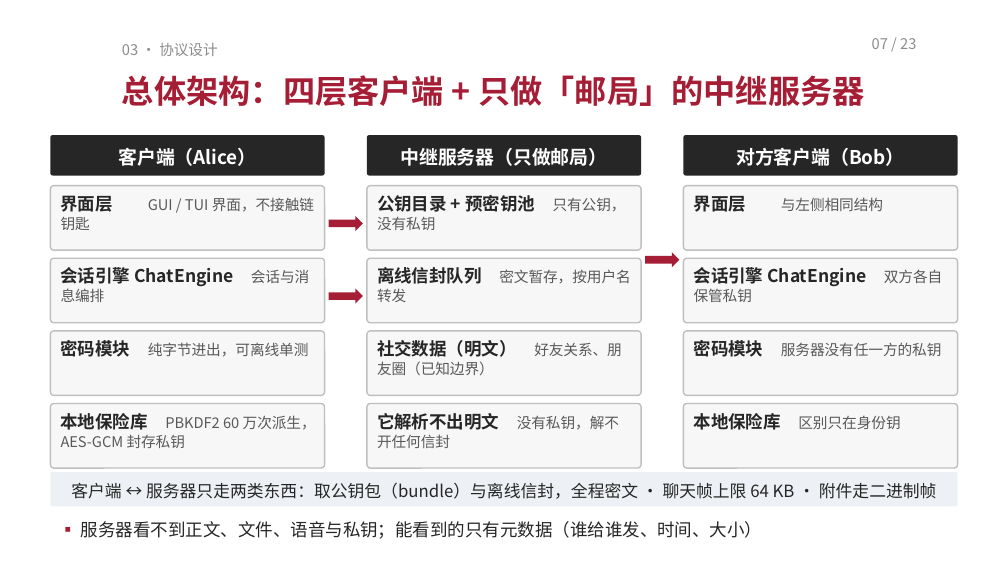
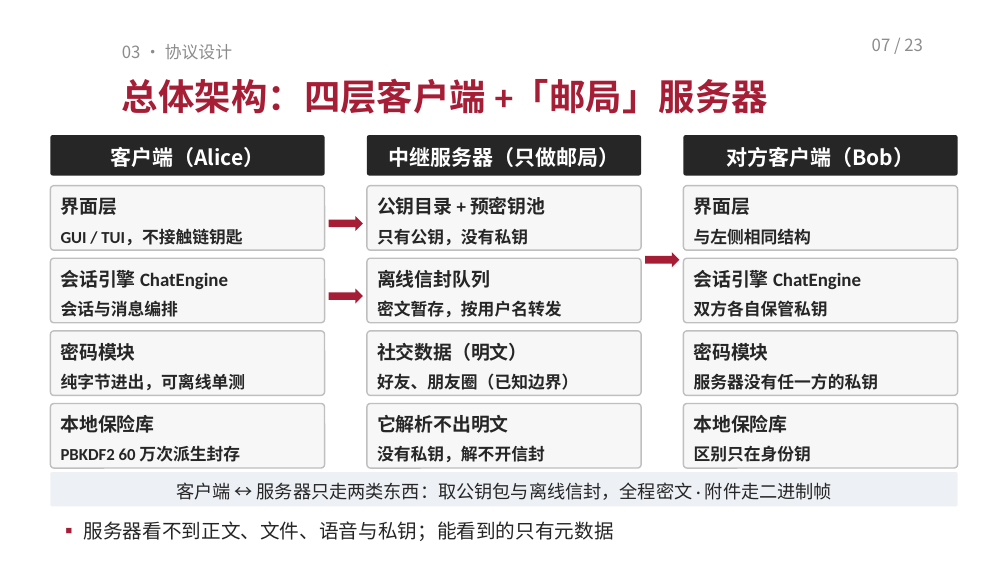
Before and after one commit to TomHaoZi/ECNUchat, a slide deck: slide 7 of 中期汇报/ECNUchat-中期汇报.pptx. Drawn at 1008x572 pixels with LibreOffice and Linux fonts; fonts in the diff are those of the drawing. Boxes give left, top, right and bottom in pixels: in the first picture for what was removed or moved away, otherwise in the second. Text is boxed around its words. In the diff, an @@ line names an element or a change of style, - is before the commit and + after.

Commit message:
PPT 再精简大字版：标题 26 磅、正文 13.5–14.5 磅，每页只留短句要点；图解文字同步放大并删繁就简；预览 PDF 重新生成

```diff
--- a/中期汇报/ECNUchat-中期汇报.pptx
+++ b/中期汇报/ECNUchat-中期汇报.pptx
@@ text "03 · 协议设计" at box(122, 44, 232, 59): size 10.5 to 12 pt @@
@@ text "07 / 23" at box(872, 38, 923, 51): size 10.5 to 12 pt @@
@@ text at box(122, 78, 768, 114): text changed; size 23 to 26 pt; font Noto Sans CJK SC to Calibri @@
-总体架构：四层客户端 + 只做「邮局」的中继服务器
+总体架构：四层客户端 +「邮局」服务器
@@ size 13.5 to 15 pt in 3 elements at box(50, 135, 325, 175), box(367, 135, 641, 175), box(683, 135, 958, 175) @@
@@ text in rounded rectangle at box(61, 197, 242, 245): text changed; size 10.5 to 12 pt; font Noto Sans CJK SC to Calibri; text colour #595959 to #262626; bold on @@
-界面层 GUI / TUI 界面，不接触链钥匙
+界面层
+GUI / TUI，不接触链钥匙
@@ text in rounded rectangle at box(377, 197, 545, 245): text changed; size 12.5 to 13.5 pt; font Noto Sans CJK SC to Calibri @@
-公钥目录 + 预密钥池 只有公钥，没有私钥
+公钥目录 + 预密钥池
+只有公钥，没有私钥
@@ text in rounded rectangle at box(694, 197, 811, 245): text changed; size 10.5 to 12 pt; font Noto Sans CJK SC to Calibri; text colour #595959 to #262626; bold on @@
-界面层 与左侧相同结构
+界面层
+与左侧相同结构
@@ text in rounded rectangle at box(61, 270, 228, 317): text changed; size 12.5 to 13.5 pt; font Noto Sans CJK SC to Calibri @@
-会话引擎 ChatEngine 会话与消息编排
+会话引擎 ChatEngine
+会话与消息编排
@@ text in rounded rectangle at box(377, 270, 562, 317): text changed; size 10.5 to 12 pt; font Noto Sans CJK SC to Calibri; text colour #595959 to #262626; bold on @@
-离线信封队列 密文暂存，按用户名转发
+离线信封队列
+密文暂存，按用户名转发
@@ text in rounded rectangle at box(694, 270, 861, 317): text changed; size 12.5 to 13.5 pt; font Noto Sans CJK SC to Calibri @@
-会话引擎 ChatEngine 双方各自保管私钥
+会话引擎 ChatEngine
+双方各自保管私钥
@@ text in rounded rectangle at box(61, 343, 246, 390): text changed; size 10.5 to 12 pt; font Noto Sans CJK SC to Calibri; text colour #595959 to #262626; bold on @@
-密码模块 纯字节进出，可离线单测
+密码模块
+纯字节进出，可离线单测
@@ text in rounded rectangle at box(377, 343, 578, 390): text changed; size 10.5 to 12 pt; font Noto Sans CJK SC to Calibri; text colour #595959 to #262626; bold on @@
-社交数据（明文） 好友关系、朋友圈（已知边界）
+社交数据（明文）
+好友、朋友圈（已知边界）
@@ text in rounded rectangle at box(694, 343, 879, 390): text changed; size 10.5 to 12 pt; font Noto Sans CJK SC to Calibri; text colour #595959 to #262626; bold on @@
-密码模块 服务器没有任一方的私钥
+密码模块
+服务器没有任一方的私钥
@@ text in rounded rectangle at box(61, 415, 240, 462): text changed; size 10.5 to 12 pt; font Noto Sans CJK SC to Calibri; text colour #595959 to #262626; bold on @@
-本地保险库 PBKDF2 60 万次派生，AES-GCM 封存私钥
+本地保险库
+PBKDF2 60 万次派生封存
@@ text in rounded rectangle at box(377, 415, 545, 462): text changed; size 10.5 to 12 pt; font Noto Sans CJK SC to Calibri; text colour #595959 to #262626; bold on @@
-它解析不出明文 没有私钥，解不开任何信封
+它解析不出明文
+没有私钥，解不开信封
@@ text in rounded rectangle at box(694, 415, 811, 462): text changed; size 10.5 to 12 pt; font Noto Sans CJK SC to Calibri; text colour #595959 to #262626; bold on @@
-本地保险库 区别只在身份钥
+本地保险库
+区别只在身份钥
@@ text in rounded rectangle at box(176, 482, 832, 500): text changed; size 12 to 13 pt; font Noto Sans CJK SC to Calibri @@
-客户端 ↔ 服务器只走两类东西：取公钥包（bundle）与离线信封，全程密文 · 聊天帧上限 64 KB · 附件走二进制帧
+客户端 ↔ 服务器只走两类东西：取公钥包与离线信封，全程密文 · 附件走二进制帧
@@ text at box(84, 521, 614, 541): text changed; size 12.5 to 14 pt; font Noto Sans CJK SC to Calibri @@
-▪ 服务器看不到正文、文件、语音与私钥；能看到的只有元数据（谁给谁发、时间、大小）
+▪ 服务器看不到正文、文件、语音与私钥；能看到的只有元数据
```
Also in this commit, not shown: 20 other slides changed, 2 other files.
